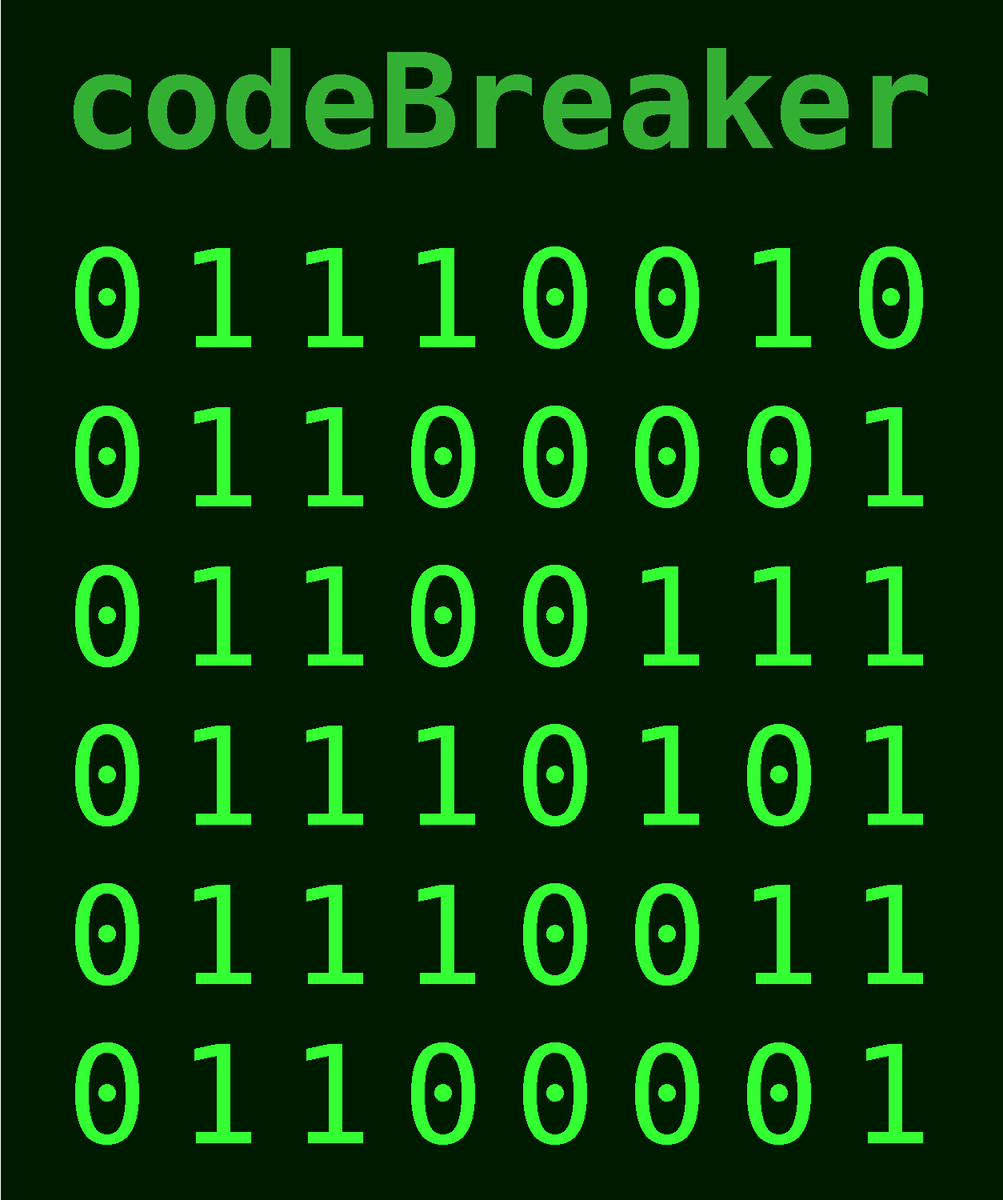
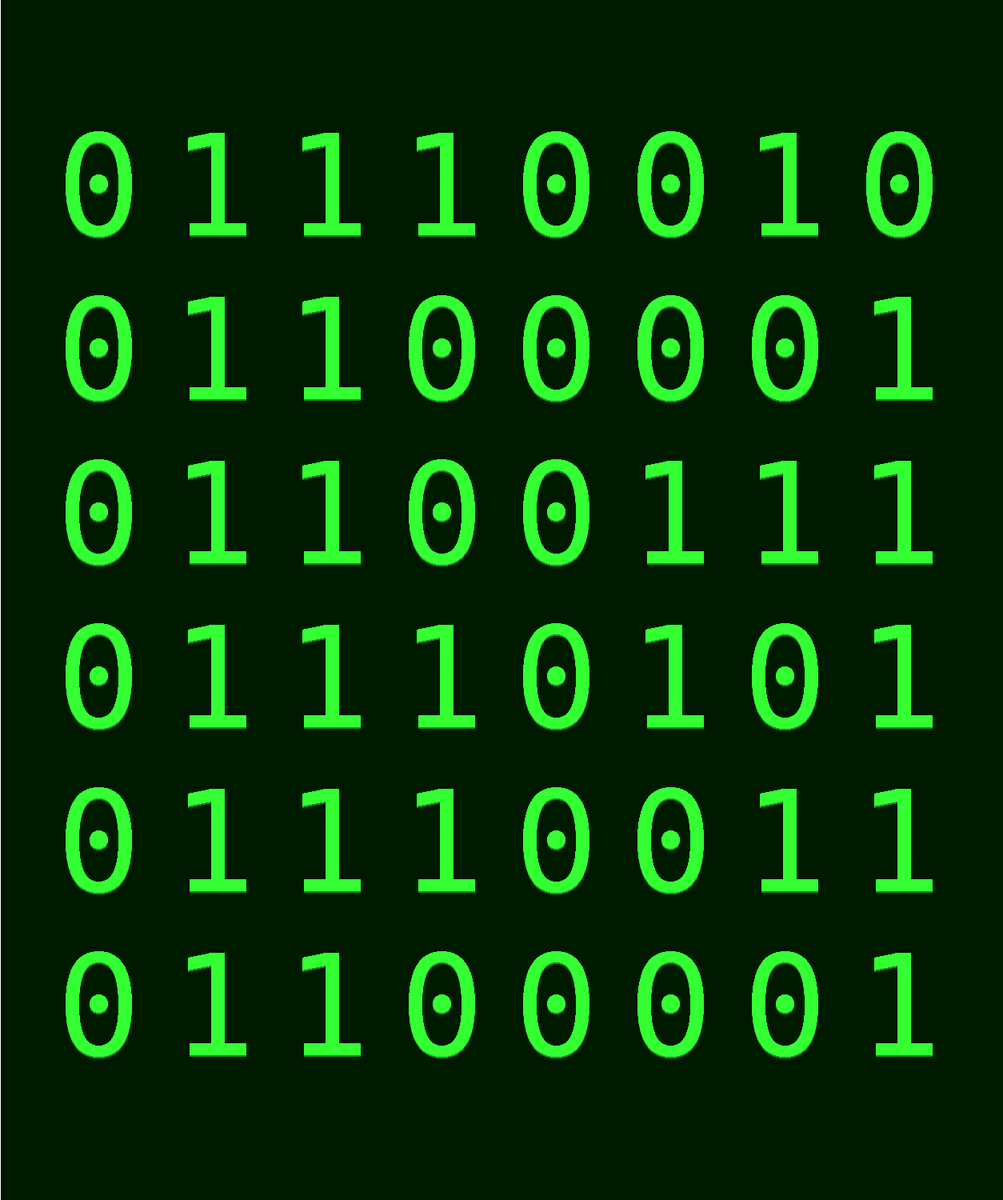
Two versions of the same layered image (1003×1200). Layer-by-layer changes:
removed layer "codeBreaker #1" over [73, 47, 928, 150]
removed layer "codeBreaker" (was 50%) over [73, 47, 928, 150]
painted on "01110010 ... #1" over [65, 131, 933, 1145]
painted on "01110010 ..." over [65, 132, 933, 1145]
